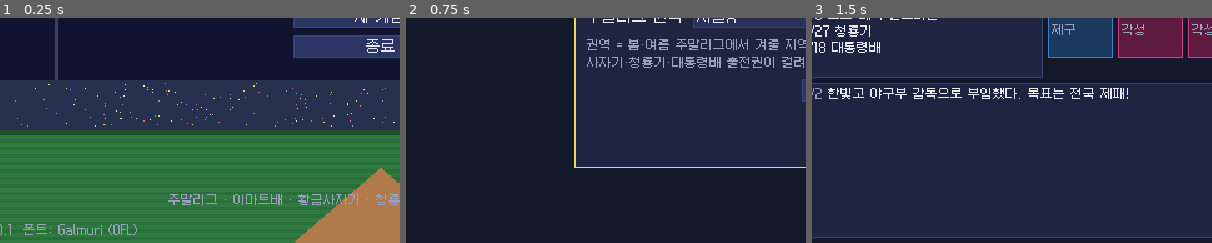
Above: before the commit, frames 1-3 (left to right).
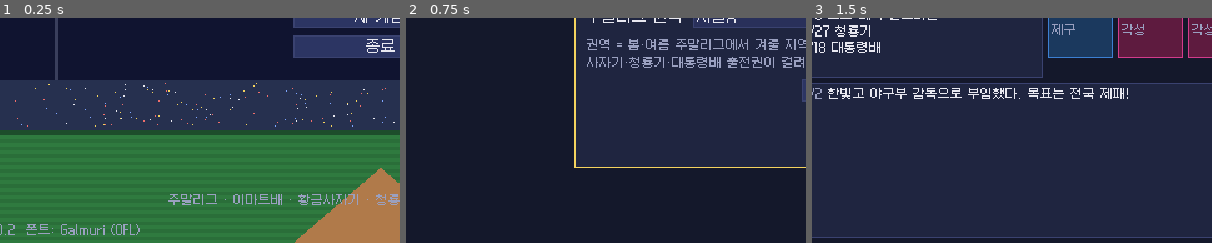
Above: after the commit, the same moments.

Repository: MintSiru/test
Game: Godot game, scene res://scenes/main.tscn
Two runs of this game, one before a commit and one after it. Both use one fixed random seed, a clock stepped at 60 frames per second and the inputs below.
Inputs:
- Up to frame 1 (0.25 s): no input
- Up to frame 2 (0.75 s): click "새 게임" at 0.5 s
- Up to frame 3 (1.5 s): click "시작!" at 1.25 s
The pictures show only the part of the screen within x 2-52%, y 50-100%; the shares and areas given below are measured in that part.

The runs differ from the first frame. In frame 1, 0.5% of the frame differs, in the area x 2-35%, y 91-97%; in frame 2, nothing differs; in frame 3, nothing differs.

Commit message:
v0.2 로드맵 재작성, 문서 갱신
- docs/ROADMAP.md: 지난 라운드 결과(측정값), 테스트로 발견해 고친 문제, 근거·검증 기준이 있는 새 로드맵(P1~P3)
- docs/GDD.md: v0.2 시스템(시설·라이벌·날씨·연습 경기·마운드 방문·프로 리그 순환) 반영
- CLAUDE.md: 새 파일 대응표, 전 시즌 UI 테스트·파스 검사·벤치마크 사용법, GDScript 주의사항 추가
- 버전 0.2.0

Co-Authored-By: Claude Opus 5.5 <noreply@anthropic.com>
Claude-Session: https://claude.ai/code/session_018CxDwMLc1KRy2YJTqnPn7j

Diff:
--- a/game/project.godot
+++ b/game/project.godot
@@ -7,7 +7,7 @@
 
 config/name="청춘나인"
 config/description="한국 고교야구부 육성 시뮬레이션"
-config/version="0.1.0"
+config/version="0.2.0"
 run/main_scene="res://scenes/main.tscn"
 config/features=PackedStringArray("4.7")
 config/icon="res://icon.svg"
--- a/game/scripts/ui/screens/title_screen.gd
+++ b/game/scripts/ui/screens/title_screen.gd
@@ -35,7 +35,7 @@
 	var note := UI.label("주말리그 · 이마트배 · 황금사자기 · 청룡기 · 대통령배 · 봉황대기 · 전국체전", UI.DIM, true)
 	UI.place(note, 150, 320, 400, 12)
 	add_child(note)
-	var ver := UI.label("v0.1  폰트: Galmuri (OFL)", UI.DIM, true)
+	var ver := UI.label("v0.2  폰트: Galmuri (OFL)", UI.DIM, true)
 	UI.place(ver, 6, 344, 200, 12)
 	add_child(ver)
 
Not shown, changed: CLAUDE.md
Not shown, changed: README.md
Not shown, changed: docs/GDD.md
Not shown, added: docs/ROADMAP.md
Not shown, changed: web/package.json
